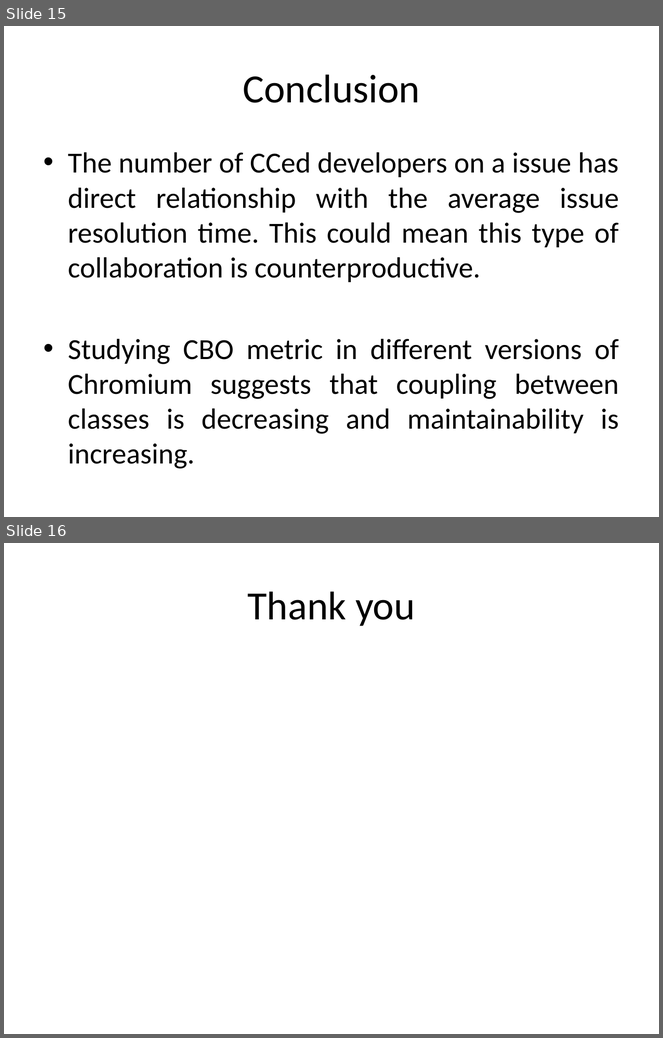
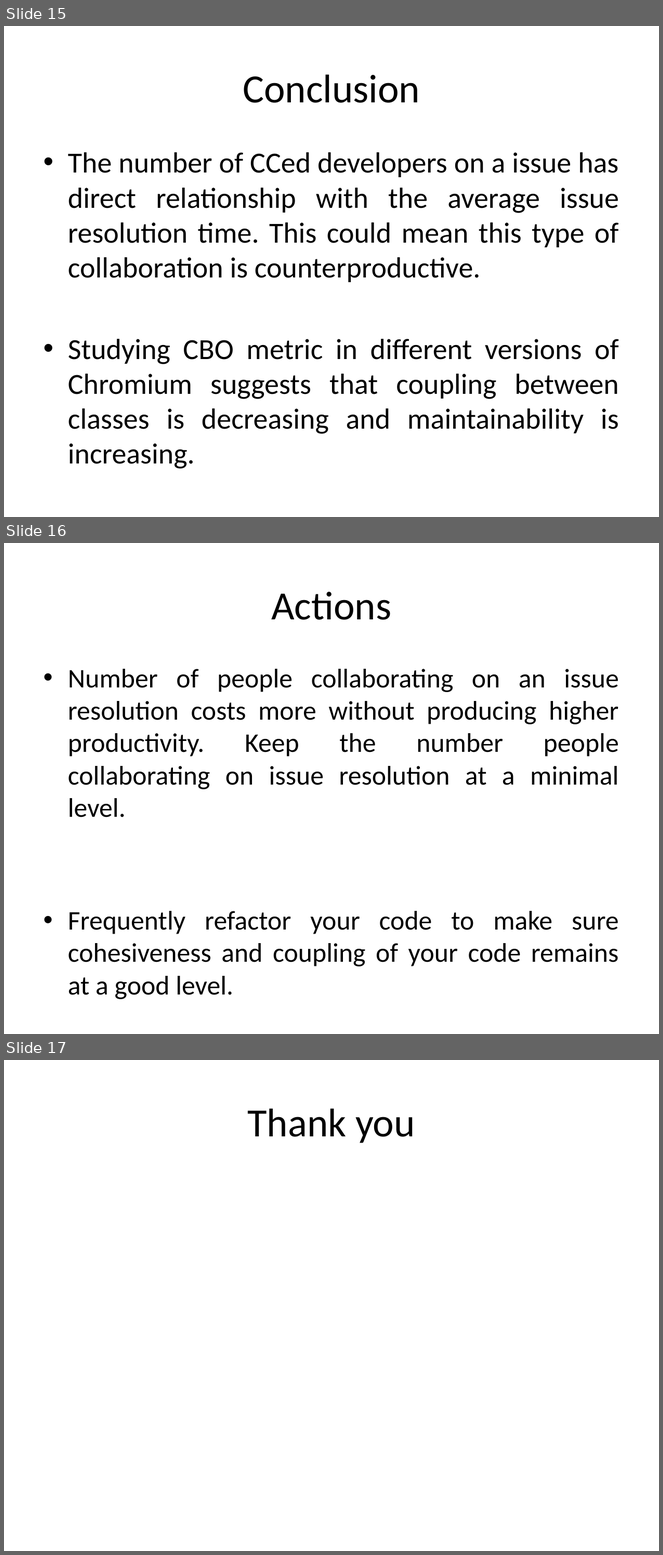
Before and after one commit to alisangari/SOEN6611, a slide deck: assignment/Presentation/Presentation.pptx. Shown one above the other, each under a label of ours: slides 15 and 16 before the commit, slides 15, 16 and 17 after it. The pictures are 663x1038 and 663x1555 pixels, drawn with LibreOffice and Linux fonts; fonts in the diff are those of the drawing. Boxes give left, top, right and bottom in pixels: in the first picture for what was removed or moved away, otherwise in the second. Text is boxed around its words. In the diff, an @@ line names an element or a change of style, - is before the commit and + after.

Commit message:
updated

```diff
--- a/assignment/Presentation/Presentation.pptx
+++ b/assignment/Presentation/Presentation.pptx
@@ slide 16 added at (x1=4, y1=543, x2=659, y2=1034), background #FFFFFF @@
@@ title added at (x1=271, y1=591, x2=391, y2=620), 44 pt, text #000000 @@
+Actions
@@ text added at (x1=68, y1=669, x2=619, y2=967), 29.6 pt, text #000000 @@
+• Number of people collaborating on an issue resolution costs more without producing higher productivity. Keep the number people collaborating on issue resolution at a minimal level.
+• Frequently refactor your code to make sure cohesiveness and coupling of your code remains at a good level.
@@ what was slide 16 is now slide 17 @@
```
Also in this commit, not shown: 2 slides changed.
